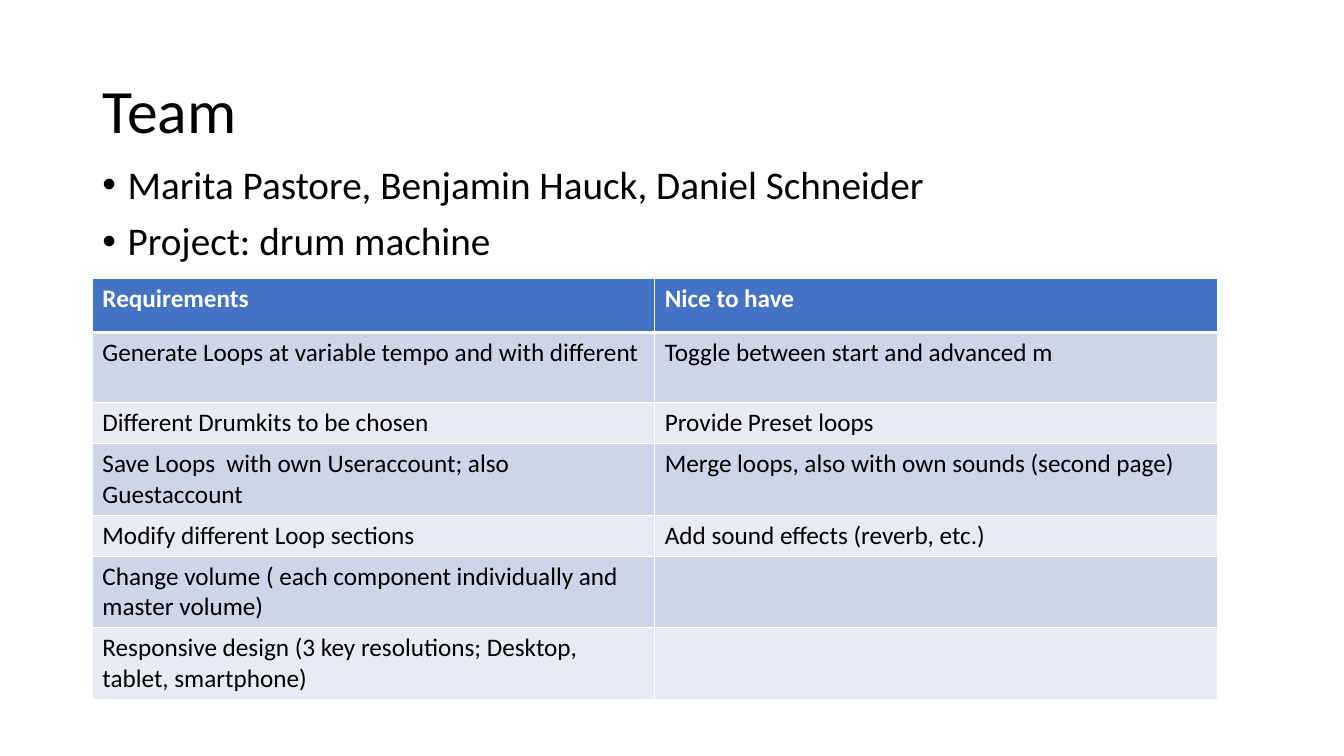
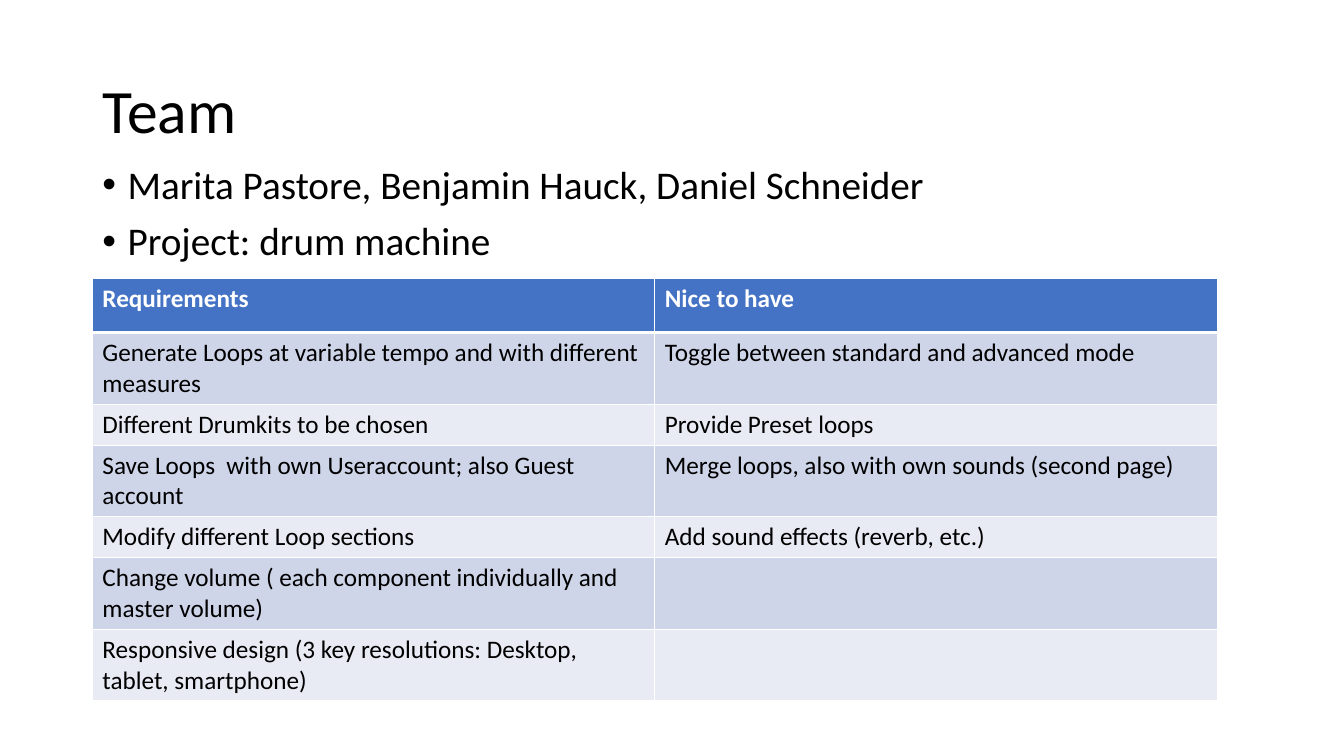
Before and after one commit to BenjHawk/drumBot, a slide deck: slide 3 of Projektpräsentation.pptx. Drawn at 1344x756 pixels with LibreOffice and Linux fonts; fonts in the diff are those of the drawing. Boxes give left, top, right and bottom in pixels: in the first picture for what was removed or moved away, otherwise in the second. Text is boxed around its words. In the diff, an @@ line names an element or a change of style, - is before the commit and + after.

Commit message:
Add files via upload
Final version

```diff
--- a/Projektpräsentation.pptx
+++ b/Projektpräsentation.pptx
@@ table at [93, 278, 1218, 697] @@
-row 2, column 1: Generate Loops at variable tempo and with different
+row 2, column 1: Generate Loops at variable tempo and with different measures
-row 2, column 2: Toggle between start and advanced m
+row 2, column 2: Toggle between standard and advanced mode
-row 4, column 1: Save Loops with own Useraccount; also Guestaccount
+row 4, column 1: Save Loops with own Useraccount; also Guest account
-row 7, column 1: Responsive design (3 key resolutions; Desktop, tablet, smartphone)
+row 7, column 1: Responsive design (3 key resolutions: Desktop, tablet, smartphone)
```
Also in this commit, not shown: 1 other slide changed, 1 slide added, 1 slide removed.
